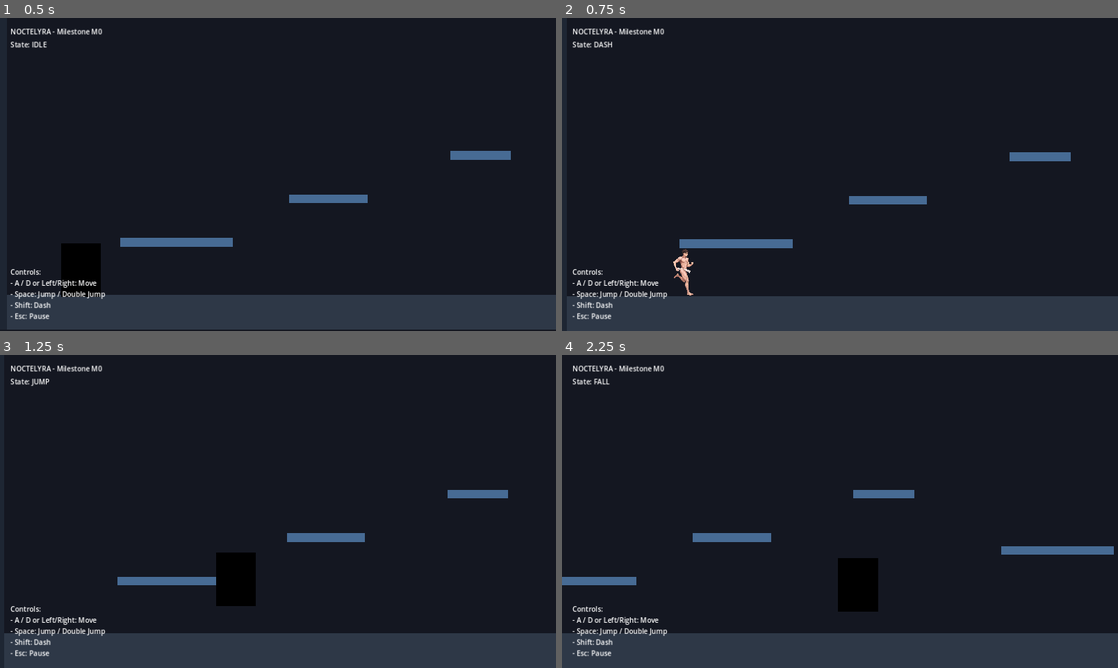
Above: before the commit, frames 1-4 (two rows, left to right).
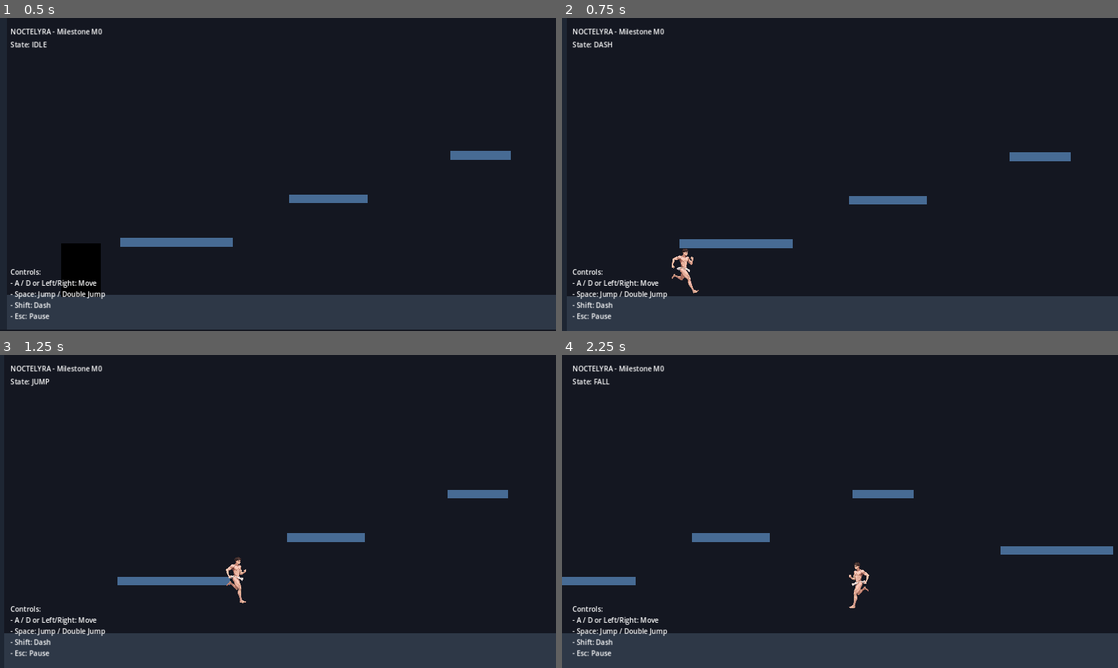
Above: after the commit, the same moments.

Repository: 0376513866nm-cmd/NOCTELYRA
Game: Godot game, scene res://src/world/test_level.tscn
Two runs of this game, one before a commit and one after it. Both use one fixed random seed, a clock stepped at 60 frames per second and the inputs below.
Inputs:
- Up to frame 1 (0.5 s): no input
- Up to frame 2 (0.75 s): hold Right (move_right) from 0.53 s (still down); tap Shift (dash) at 0.6 s
- Up to frame 3 (1.25 s): keep holding Right (move_right); tap Space (jump) at 0.77, 0.8, 1.07 s
- Up to frame 4 (2.25 s): tap Space (jump) at 1.35, 1.52, 1.82 s; tap Shift (dash) at 1.55, 2.1 s; release Right (move_right) at 2.03 s; hold Left (move_left) from 2.03 s (still down)

Frame 1 is identical in both runs. In frame 2, 0.2% of the frame differs, in the area x 19-25%, y 73-89%; in frame 3, 1.2%; in frame 4, 1.3%, in the area x 13-100%, y 43-82%.

Commit message:
fix(m0): resolve state transitions, air-dash, pause toggle and update documentation

Diff:
--- a/src/actors/player/player.gd
+++ b/src/actors/player/player.gd
@@ -30,92 +30,146 @@
 	_change_state(State.IDLE)
 
 func _physics_process(delta: float) -> void:
+	# Luôn giảm thời gian hồi chiêu Dash độc lập
 	if dash_cooldown_timer > 0.0:
 		dash_cooldown_timer -= delta
 
 	match current_state:
-		State.IDLE:
-			_process_ground_movement(delta)
-			_check_jump()
-			_check_dash()
-			if not is_on_floor():
-				_change_state(State.FALL)
-			elif abs(velocity.x) > 10.0:
-				_change_state(State.RUN)
-
-		State.RUN:
-			_process_ground_movement(delta)
-			_check_jump()
-			_check_dash()
-			if not is_on_floor():
-				_change_state(State.FALL)
-			elif abs(velocity.x) <= 10.0 and _get_input_direction() == 0.0:
-				_change_state(State.IDLE)
-
-		State.JUMP:
-			_apply_gravity(delta)
-			_process_air_movement(delta)
-			_check_jump()
-			_check_dash()
-			if velocity.y >= 0.0:
-				_change_state(State.FALL)
-			elif is_on_floor():
-				_change_state(State.IDLE)
-
-		State.FALL:
-			_apply_gravity(delta)
-			_process_air_movement(delta)
-			_check_jump()
-			_check_dash()
-			if is_on_floor():
-				if abs(velocity.x) > 10.0:
-					_change_state(State.RUN)
-				else:
-					_change_state(State.IDLE)
-
 		State.DASH:
+			# Trong lúc DASH: Giữ nguyên vận tốc lướt và không bị ghi đè bởi state khác
 			dash_timer -= delta
 			velocity.x = dash_direction * movement_data.dash_speed
 			velocity.y = 0.0
 			if dash_timer <= 0.0:
 				if is_on_floor():
-					_change_state(State.IDLE)
+					var dir := _get_input_direction()
+					if dir != 0.0:
+						_change_state(State.RUN)
+					else:
+						_change_state(State.IDLE)
 				else:
 					_change_state(State.FALL)
 
+		State.JUMP:
+			# Ưu tiên Dash trên không hoặc Nhảy đôi
+			if _check_dash():
+				pass
+			elif _check_double_jump():
+				pass
+			else:
+				_apply_gravity(delta)
+				_process_air_movement(delta)
+				if velocity.y >= 0.0:
+					_change_state(State.FALL)
+				elif is_on_floor():
+					_restore_jumps()
+					if abs(velocity.x) > 10.0:
+						_change_state(State.RUN)
+					else:
+						_change_state(State.IDLE)
+
+		State.FALL:
+			# Có thể Dash hoặc Nhảy đôi giữa lúc rơi
+			if _check_dash():
+				pass
+			elif _check_double_jump():
+				pass
+			else:
+				_apply_gravity(delta)
+				_process_air_movement(delta)
+				if is_on_floor():
+					_restore_jumps()
+					var dir := _get_input_direction()
+					if dir != 0.0 or abs(velocity.x) > 10.0:
+						_change_state(State.RUN)
+					else:
+						_change_state(State.IDLE)
+
+		State.IDLE:
+			_restore_jumps()
+			if _check_dash():
+				pass
+			elif _check_jump():
+				pass
+			elif not is_on_floor():
+				_change_state(State.FALL)
+			else:
+				_process_ground_movement(delta)
+				if abs(velocity.x) > 10.0:
+					_change_state(State.RUN)
+
+		State.RUN:
+			_restore_jumps()
+			if _check_dash():
+				pass
+			elif _check_jump():
+				pass
+			elif not is_on_floor():
+				_change_state(State.FALL)
+			else:
+				_process_ground_movement(delta)
+				if abs(velocity.x) <= 10.0 and _get_input_direction() == 0.0:
+					_change_state(State.IDLE)
+
 	move_and_slide()
 
+	# Khôi phục số lần nhảy khi đang chạm đất
 	if is_on_floor() and current_state != State.JUMP:
-		jumps_left = movement_data.max_jumps
+		_restore_jumps()
+
+func _restore_jumps() -> void:
+	jumps_left = movement_data.max_jumps
 
 func _change_state(new_state: State) -> void:
 	current_state = new_state
 	var state_name := _get_state_name(current_state)
 	emit_signal("state_changed", state_name)
 
+	var has_player := (anim_player != null)
+
 	match current_state:
 		State.IDLE:
-			if anim_player.has_animation("idle"):
+			if has_player and anim_player.has_animation("idle"):
 				anim_player.play("idle")
 		State.RUN:
-			if anim_player.has_animation("run"):
+			if has_player and anim_player.has_animation("run"):
 				anim_player.play("run")
 		State.JUMP:
-			if anim_player.has_animation("jump"):
+			if has_player and anim_player.has_animation("jump"):
 				anim_player.play("jump")
 			else:
-				anim_player.play("idle")
+				_play_fallback_air_visual()
 		State.FALL:
-			if anim_player.has_animation("fall"):
+			if has_player and anim_player.has_animation("fall"):
 				anim_player.play("fall")
 			else:
-				anim_player.play("idle")
+				_play_fallback_air_visual()
 		State.DASH:
-			if anim_player.has_animation("dash"):
+			if has_player and anim_player.has_animation("dash"):
 				anim_player.play("dash")
+			else:
+				_play_fallback_dash_visual()
 			dash_timer = movement_data.dash_duration
 			dash_cooldown_timer = movement_data.dash_cooldown
-			dash_direction = facing_direction
+
+			var move_dir := int(sign(_get_input_direction()))
+			if move_dir != 0:
+				dash_direction = move_dir
+				_set_facing(dash_direction)
+			else:
+				dash_direction = facing_direction
+
+func _play_fallback_air_visual() -> void:
+	if anim_player and anim_player.has_animation("run"):
+		anim_player.play("run")
+		anim_player.seek(0.12, true)
+		anim_player.pause()
+
+func _play_fallback_dash_visual() -> void:
+	if anim_player and anim_player.has_animation("run"):
+		anim_player.play("run")
+		anim_player.seek(0.48, true)
+		anim_player.pause()
 
 func _get_input_direction() -> float:
 	return Input.get_axis("move_left", "move_right")
@@ -139,26 +193,35 @@
 func _apply_gravity(delta: float) -> void:
 	velocity.y += movement_data.gravity * delta
 
-func _check_jump() -> void:
+func _check_jump() -> bool:
 	if Input.is_action_just_pressed("jump"):
 		if is_on_floor() or jumps_left == movement_data.max_jumps:
 			velocity.y = movement_data.jump_velocity
 			jumps_left = movement_data.max_jumps - 1
 			_change_state(State.JUMP)
-		elif jumps_left > 0:
-			velocity.y = movement_data.double_jump_velocity
-			jumps_left -= 1
-			_change_state(State.JUMP)
-
-func _check_dash() -> void:
+			return true
+	return false
+
+func _check_double_jump() -> bool:
+	if Input.is_action_just_pressed("jump") and jumps_left > 0:
+		velocity.y = movement_data.double_jump_velocity
+		jumps_left -= 1
+		_change_state(State.JUMP)
+		return true
+	return false
+
+func _check_dash() -> bool:
 	if Input.is_action_just_pressed("dash") and dash_cooldown_timer <= 0.0:
 		_change_state(State.DASH)
+		return true
+	return false
 
 func _set_facing(dir: int) -> void:
 	if dir == 0 or dir == facing_direction:
 		return
 	facing_direction = dir
-	sprite_root.scale.x = float(facing_direction)
+	if sprite_root:
+		sprite_root.scale.x = float(facing_direction)
 
 func _get_state_name(state: State) -> String:
 	match state:
--- a/src/world/test_level.gd
+++ b/src/world/test_level.gd
@@ -5,6 +5,8 @@
 @onready var pause_menu: Control = $CanvasLayer/PauseMenu
 
 func _ready() -> void:
+	# Đảm bảo Node này luôn nhận input kể cả khi paused
+	process_mode = Node.PROCESS_MODE_ALWAYS
 	pause_menu.visible = false
 	if player:
 		player.state_changed.connect(_on_player_state_changed)
@@ -13,6 +15,7 @@
 func _unhandled_input(event: InputEvent) -> void:
 	if event.is_action_pressed("pause"):
 		_toggle_pause()
+		get_viewport().set_input_as_handled()
 
 func _on_player_state_changed(new_state: String) -> void:
 	if state_label:
Not shown, added: CODE_EXPORT.txt
Not shown, added: README.md
